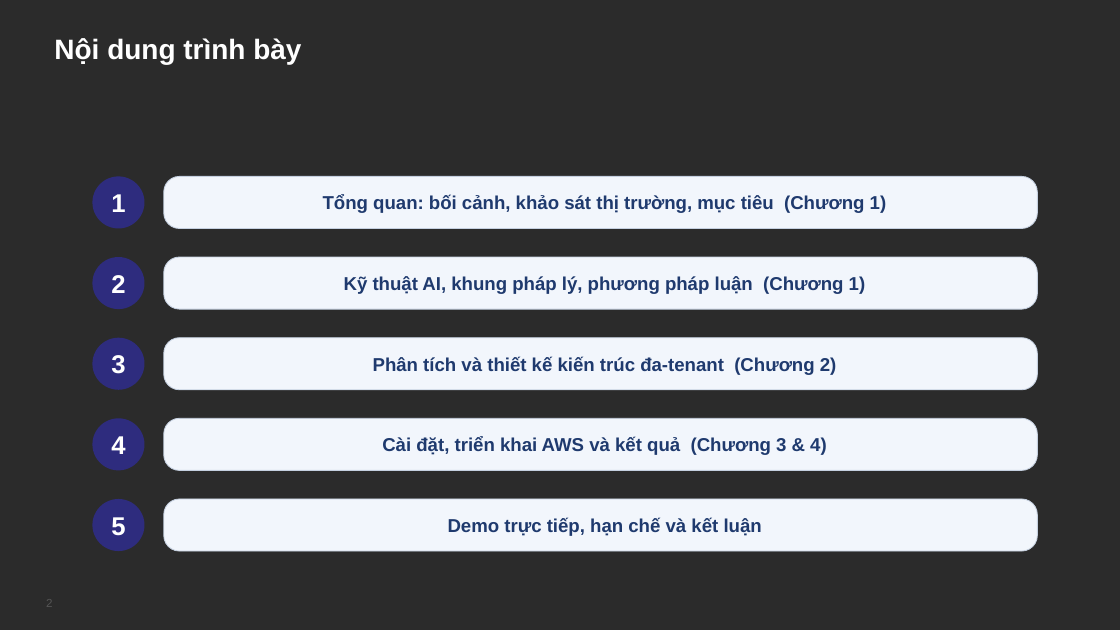
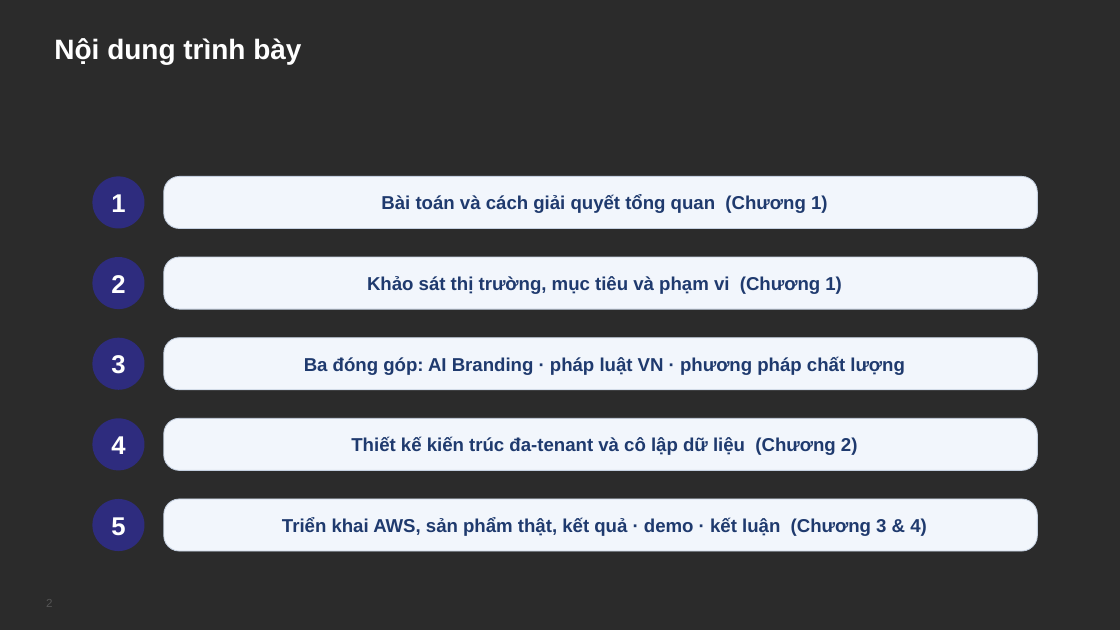
Before and after one commit to VictorAurelius/2026-Kite-Class-Platform, a slide deck: slide 2 of documents/08-thesis/defense/KiteHub-baove-khoaluan-20slide.pptx. Drawn at 1120x630 pixels with LibreOffice and Linux fonts; fonts in the diff are those of the drawing; background and template pictures are left out; a plain dark background stands for a picture behind light text. Boxes give left, top, right and bottom in pixels: in the first picture for what was removed or moved away, otherwise in the second. Text is boxed around its words. In the diff, an @@ line names an element or a change of style, - is before the commit and + after.

```diff
--- a/documents/08-thesis/defense/KiteHub-baove-khoaluan-20slide.pptx
+++ b/documents/08-thesis/defense/KiteHub-baove-khoaluan-20slide.pptx
@@ text in rounded rectangle at [381, 195, 828, 213]: text changed @@
-Tổng quan: bối cảnh, khảo sát thị trường, mục tiêu (Chương 1)
+Bài toán và cách giải quyết tổng quan (Chương 1)
@@ text in rounded rectangle at [367, 276, 842, 294]: text changed @@
-Kỹ thuật AI, khung pháp lý, phương pháp luận (Chương 1)
+Khảo sát thị trường, mục tiêu và phạm vi (Chương 1)
@@ text in rounded rectangle at [304, 356, 905, 375]: text changed @@
-Phân tích và thiết kế kiến trúc đa-tenant (Chương 2)
+Ba đóng góp: AI Branding · pháp luật VN · phương pháp chất lượng
@@ text in rounded rectangle at [351, 437, 858, 455]: text changed @@
-Cài đặt, triển khai AWS và kết quả (Chương 3 & 4)
+Thiết kế kiến trúc đa-tenant và cô lập dữ liệu (Chương 2)
@@ text in rounded rectangle at [282, 518, 927, 536]: text changed @@
-Demo trực tiếp, hạn chế và kết luận
+Triển khai AWS, sản phẩm thật, kết quả · demo · kết luận (Chương 3 & 4)
```
Also in this commit, not shown: 15 other slides changed, 2 slides added, 1 slide removed, 2 other files.
